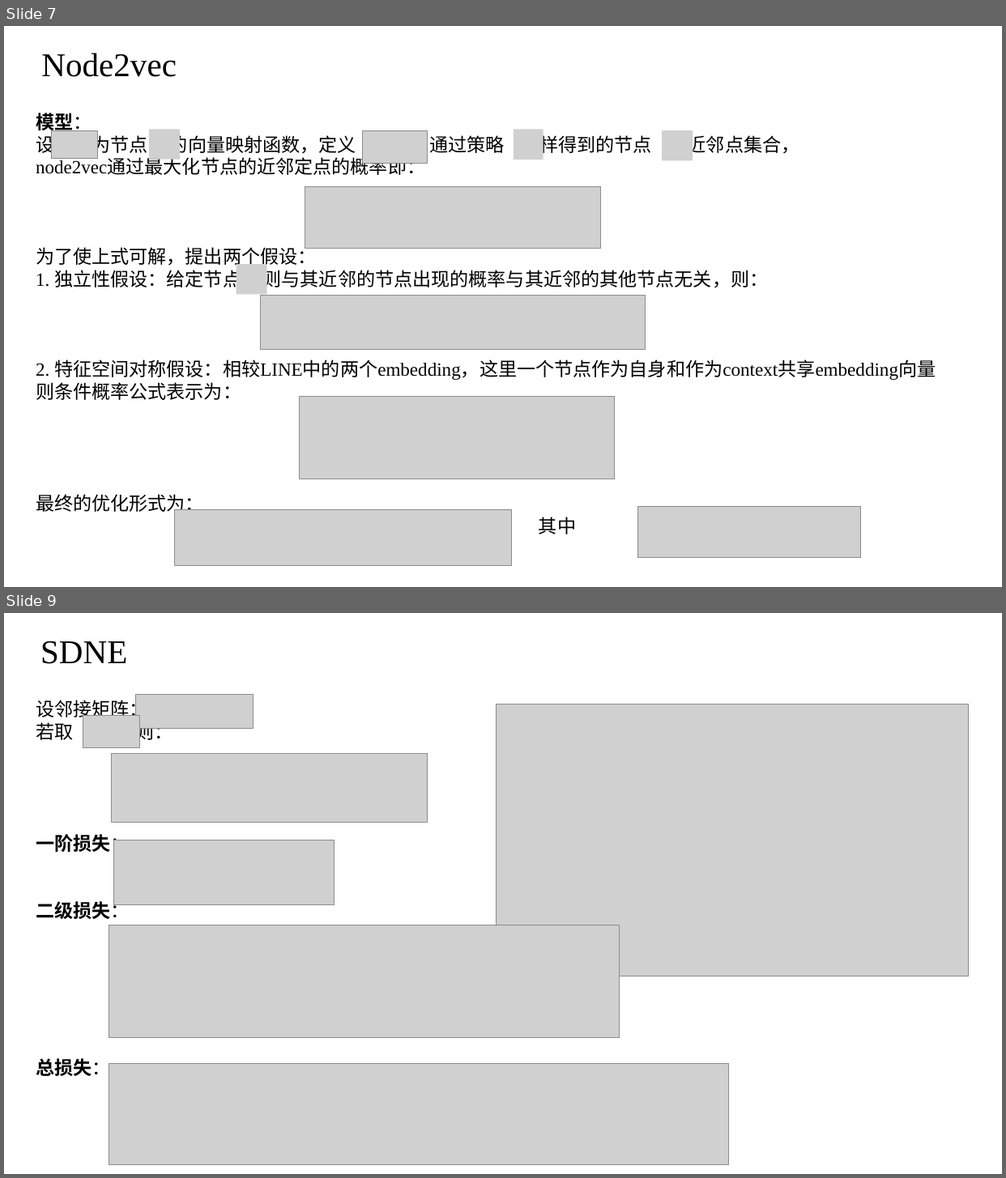
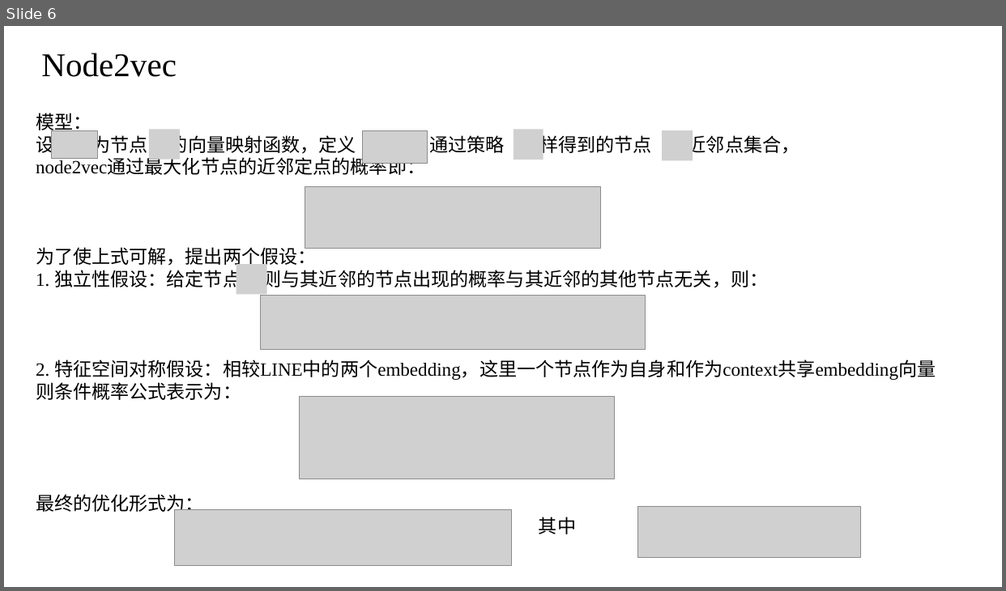
Before and after one commit to Chen-Hao-fc/Libraries, a slide deck: paper/graphEmbedding/Graph Embedding陈浩.pptx. Shown one above the other, each under a label of ours: slides 7 and 9 before the commit, slide 6 after it; the slides between them are not shown. The pictures are 1006x1178 and 1006x591 pixels, drawn with LibreOffice and Linux fonts; fonts in the diff are those of the drawing; grey boxes stand for pictures. Boxes give left, top, right and bottom in pixels: in the first picture for what was removed or moved away, otherwise in the second. Text is boxed around its words. In the diff, an @@ line names an element or a change of style, - is before the commit and + after.

```diff
--- a/paper/graphEmbedding/Graph Embedding陈浩.pptx
+++ b/paper/graphEmbedding/Graph Embedding陈浩.pptx
@@ slide 9 removed at <box>4,613,1002,1174</box>, background #FFFFFF @@
@@ title removed at <box>40,641,127,664</box> @@
-SDNE
@@ text removed at <box>36,697,173,1080</box> @@
-设邻接矩阵：
-若取 则：
-一阶损失：
-二级损失：
-总损失：
@@ picture removed at <box>136,695,253,728</box> @@
@@ picture removed at <box>496,705,968,977</box> @@
@@ picture removed at <box>83,716,139,747</box> @@
@@ picture removed at <box>112,753,428,822</box> @@
@@ picture removed at <box>113,840,334,905</box> @@
@@ picture removed at <box>108,926,620,1038</box> @@
@@ picture removed at <box>108,1064,729,1165</box> @@
@@ what was slide 7 is now slide 6 @@
@@ slide 6 changed as well @@
@@ text at <box>36,113,91,134</box>: bold off in "模型：" @@
```
Also in this commit, not shown: 5 other slides changed, 3 other slides removed, 17 other files.
